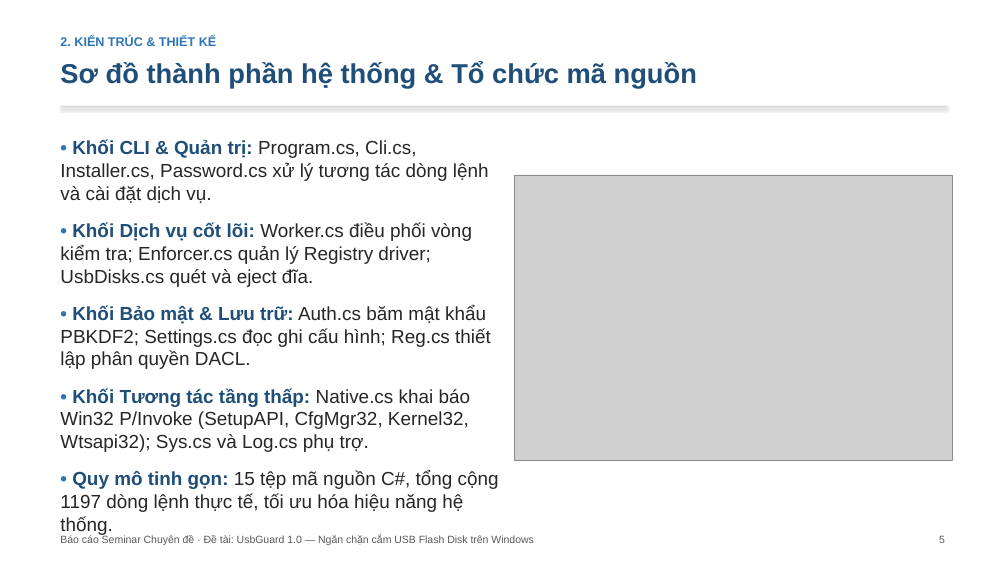
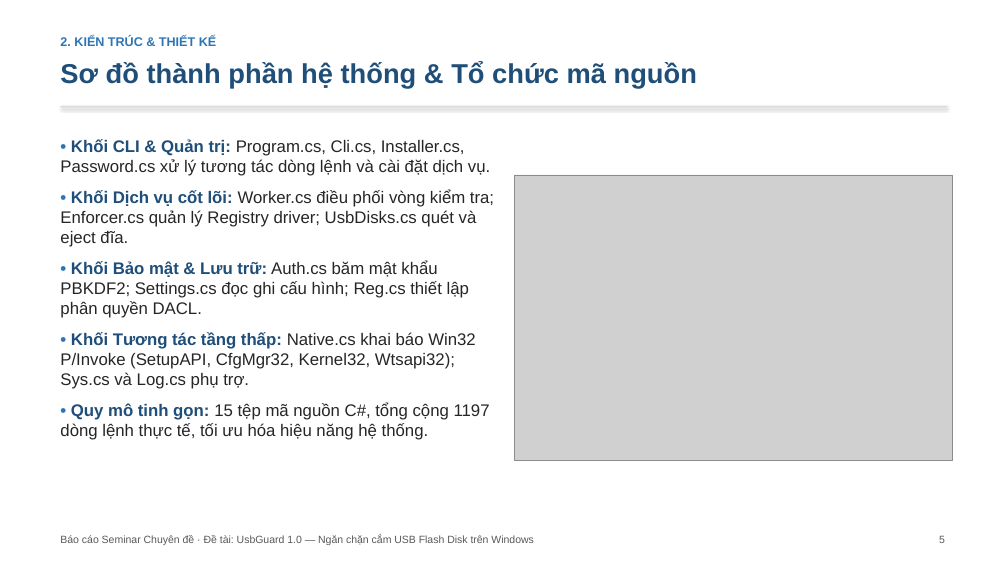
Before and after one commit to hungphamwp/usbguard, a slide deck: slide 5 of slide/SLIDE-UsbGuard.pptx. Drawn at 1008x567 pixels with LibreOffice and Linux fonts; fonts in the diff are those of the drawing; grey boxes stand for pictures. Boxes give left, top, right and bottom in pixels: in the first picture for what was removed or moved away, otherwise in the second. Text is boxed around its words. In the diff, an @@ line names an element or a change of style, - is before the commit and + after.

```diff
--- a/slide/SLIDE-UsbGuard.pptx
+++ b/slide/SLIDE-UsbGuard.pptx
@@ text "• Khối CLI & Quản ..." at [60,139,494,440]: size 18 to 16 pt; less space between paragraphs @@
```
Also in this commit, not shown: 14 other slides changed, 11 other files.
